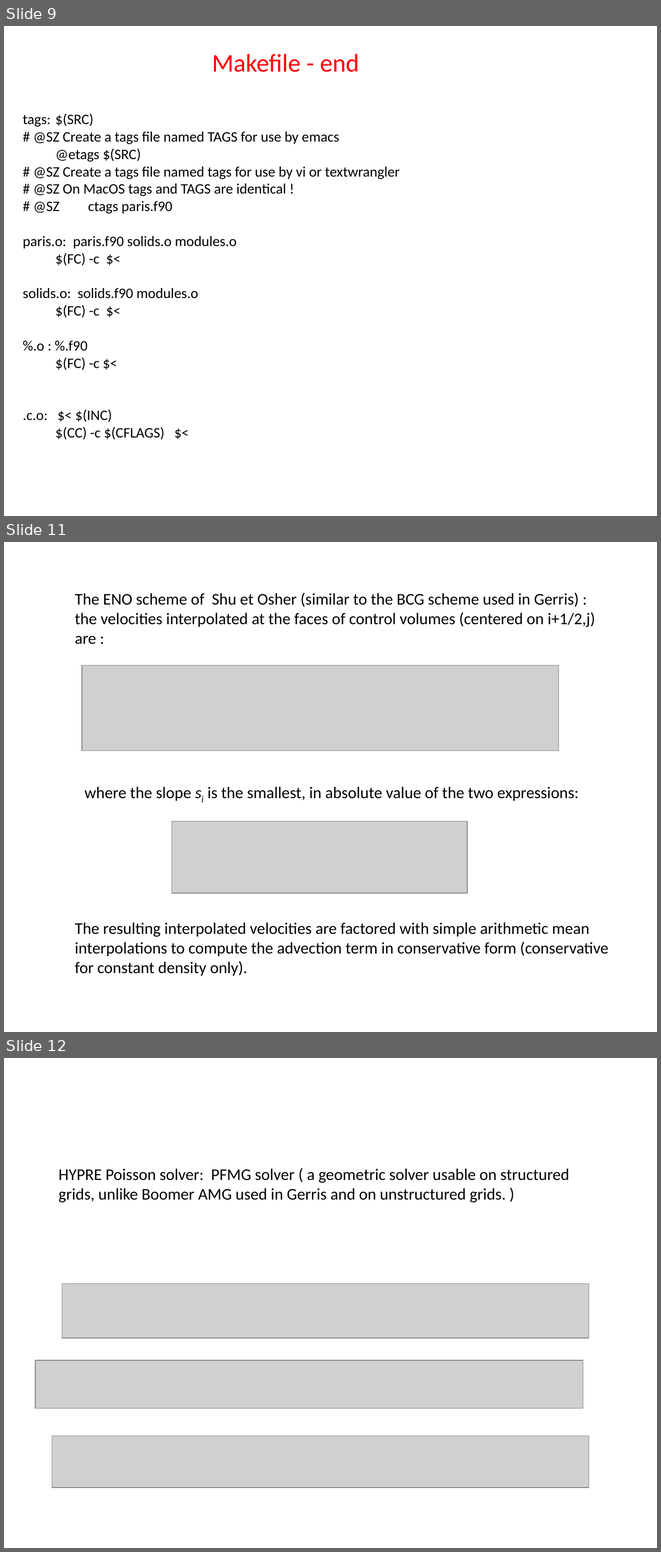
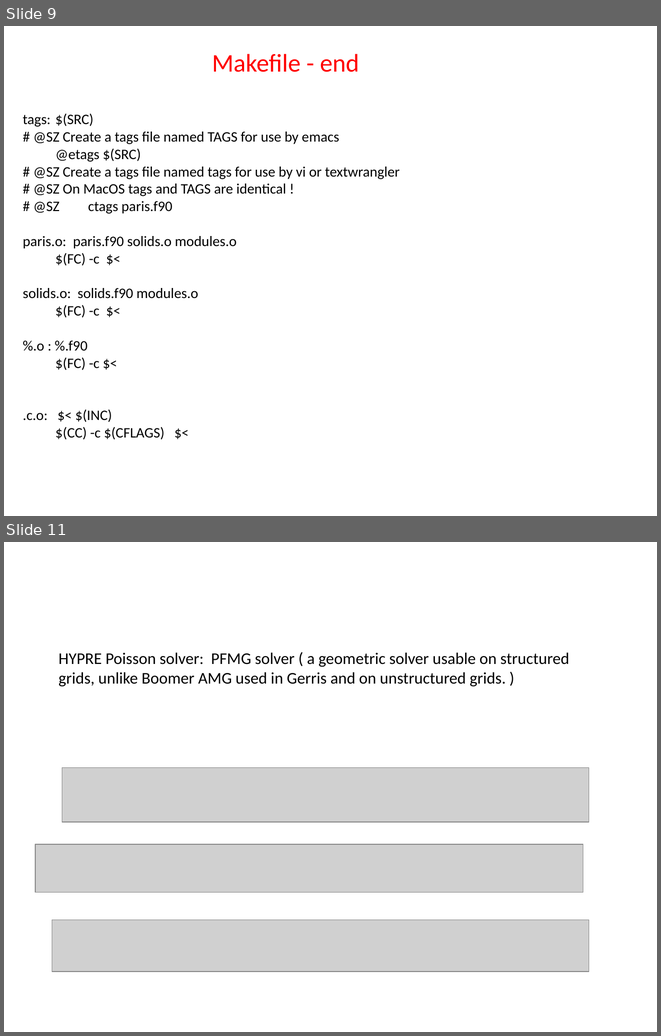
Before and after one commit to slitvinov/paris-git, a slide deck: Documentation/ParisSimulator.pptx. Shown one above the other, each under a label of ours: slides 9, 11 and 12 before the commit, slides 9 and 11 after it; the slides between them are not shown. The pictures are 661x1552 and 661x1036 pixels, drawn with LibreOffice and Linux fonts; fonts in the diff are those of the drawing; grey boxes stand for pictures. Boxes give left, top, right and bottom in pixels: in the first picture for what was removed or moved away, otherwise in the second. Text is boxed around its words. In the diff, an @@ line names an element or a change of style, - is before the commit and + after.

```diff
--- a/Documentation/ParisSimulator.pptx
+++ b/Documentation/ParisSimulator.pptx
@@ slide 11 removed at [4,542,657,1032], background #FFFFFF @@
@@ text removed at [75,592,595,644] @@
-The ENO scheme of Shu et Osher (similar to the BCG scheme used in Gerris) :
-the velocities interpolated at the faces of control volumes (centered on i+1/2,j)
-are :
@@ picture removed at [82,665,559,751] @@
@@ text removed at [85,786,579,801] @@
-where the slope si is the smallest, in absolute value of the two expressions:
@@ picture removed at [172,821,468,893] @@
@@ text removed at [75,922,609,976] @@
-The resulting interpolated velocities are factored with simple arithmetic mean
-interpolations to compute the advection term in conservative form (conservative
-for constant density only).
@@ what was slide 12 is now slide 11 @@
```
Also in this commit, not shown: 8 slides changed, 1 other slide removed, 15 other files.
